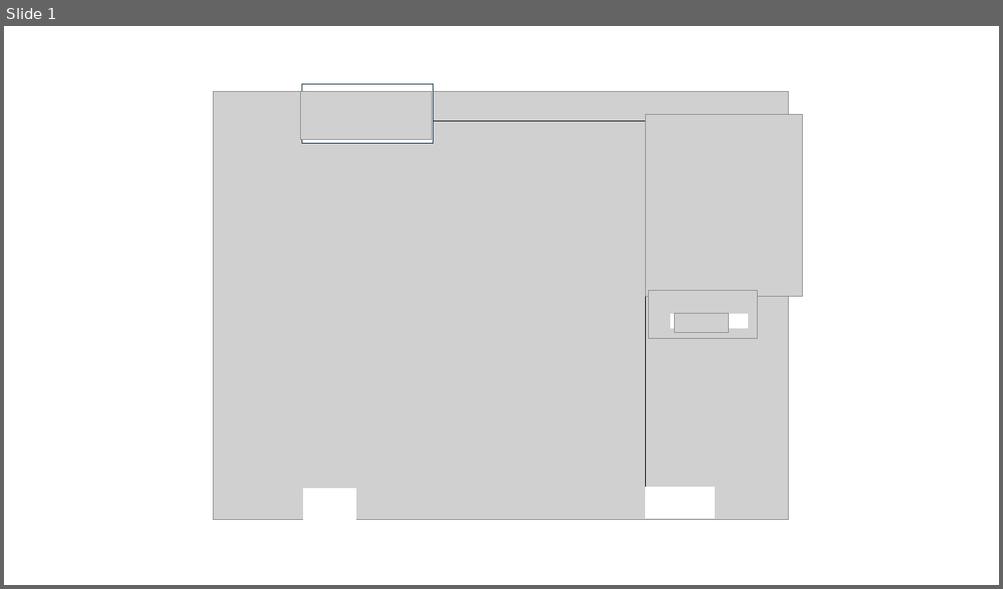
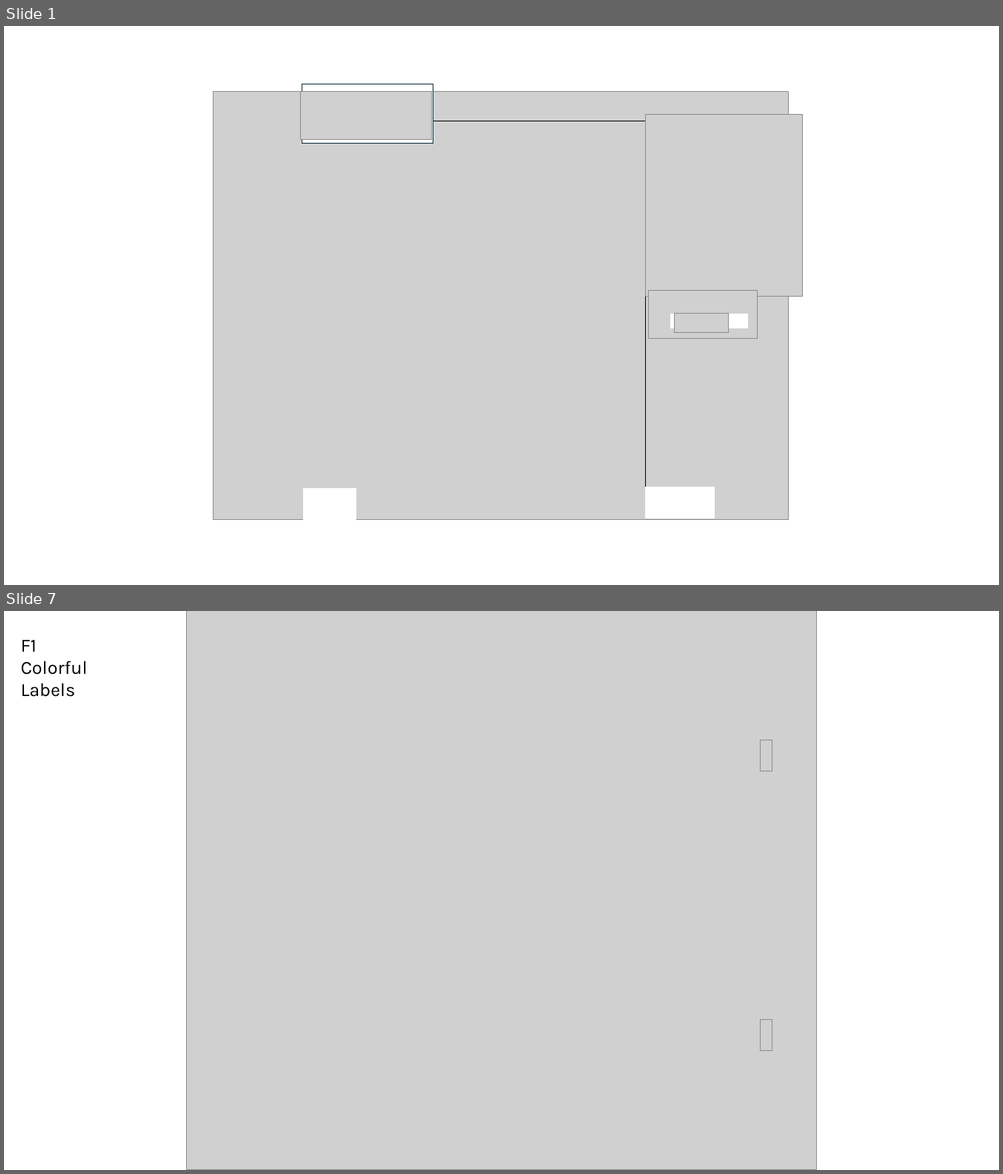
Before and after one commit to hurlbertlab/mbbs-analysis, a slide deck: figures/ch1/ch1_figures.pptx. Shown one above the other, each under a label of ours: slide 1 before the commit, slides 1 and 7 after it; the slides between them are not shown. The pictures are 1003x589 and 1003x1174 pixels, drawn with LibreOffice and Linux fonts; fonts in the diff are those of the drawing; grey boxes stand for pictures. Boxes give left, top, right and bottom in pixels: in the first picture for what was removed or moved away, otherwise in the second. Text is boxed around its words. In the diff, an @@ line names an element or a change of style, - is before the commit and + after.

```diff
--- a/figures/ch1/ch1_figures.pptx
+++ b/figures/ch1/ch1_figures.pptx
@@ slide 7 added at [4, 611, 999, 1170], background #FFFFFF @@
@@ picture added at [187, 611, 817, 1170] @@
@@ text added at [21, 640, 88, 697], 18 pt, text #000000 @@
+F1 Colorful Labels
@@ picture added at [760, 740, 772, 772] @@
@@ picture added at [760, 1020, 772, 1051] @@
```
Also in this commit, not shown: 3 slides changed, 3 other slides added, 3 slides removed, 5 other files.
